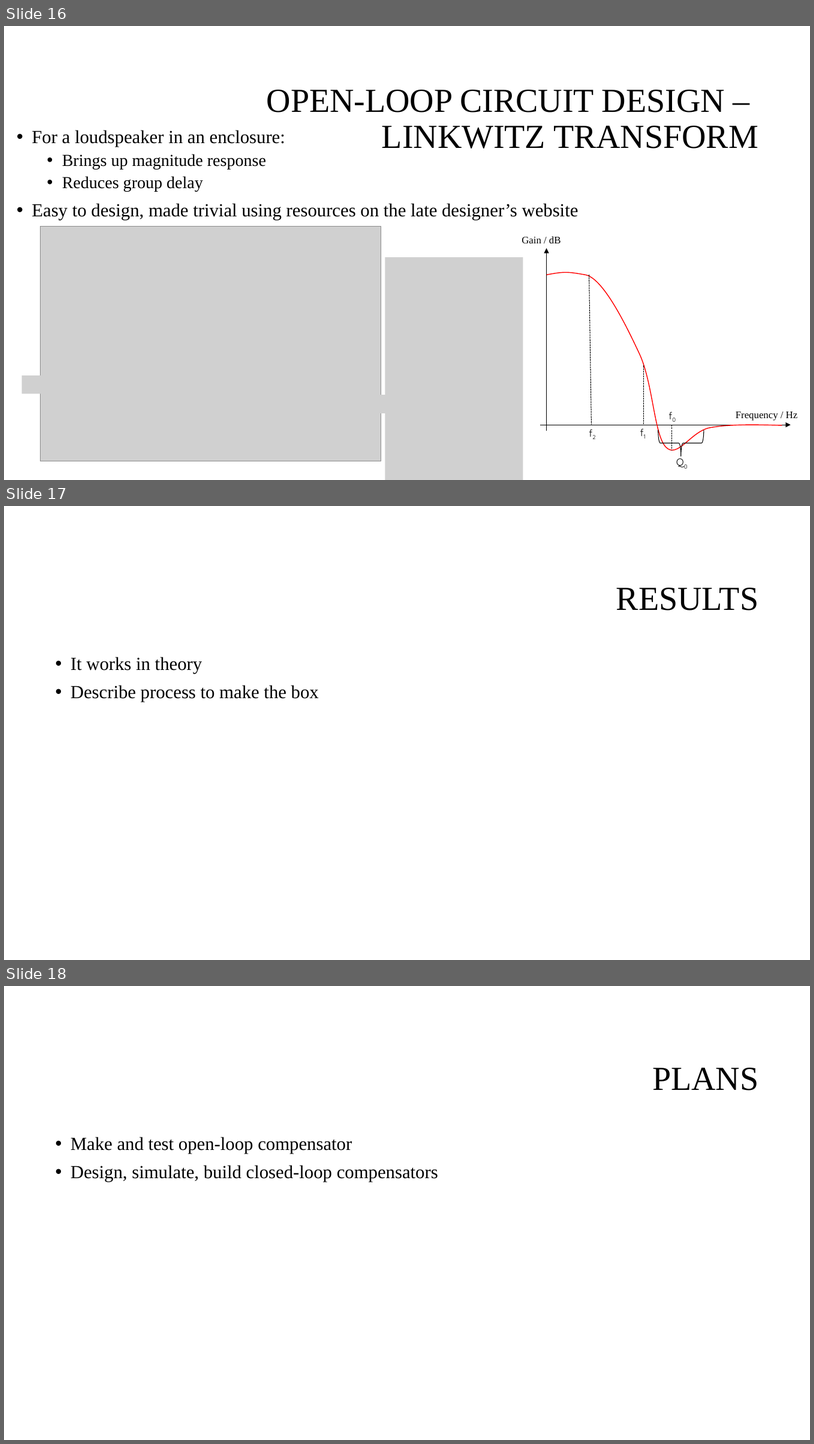
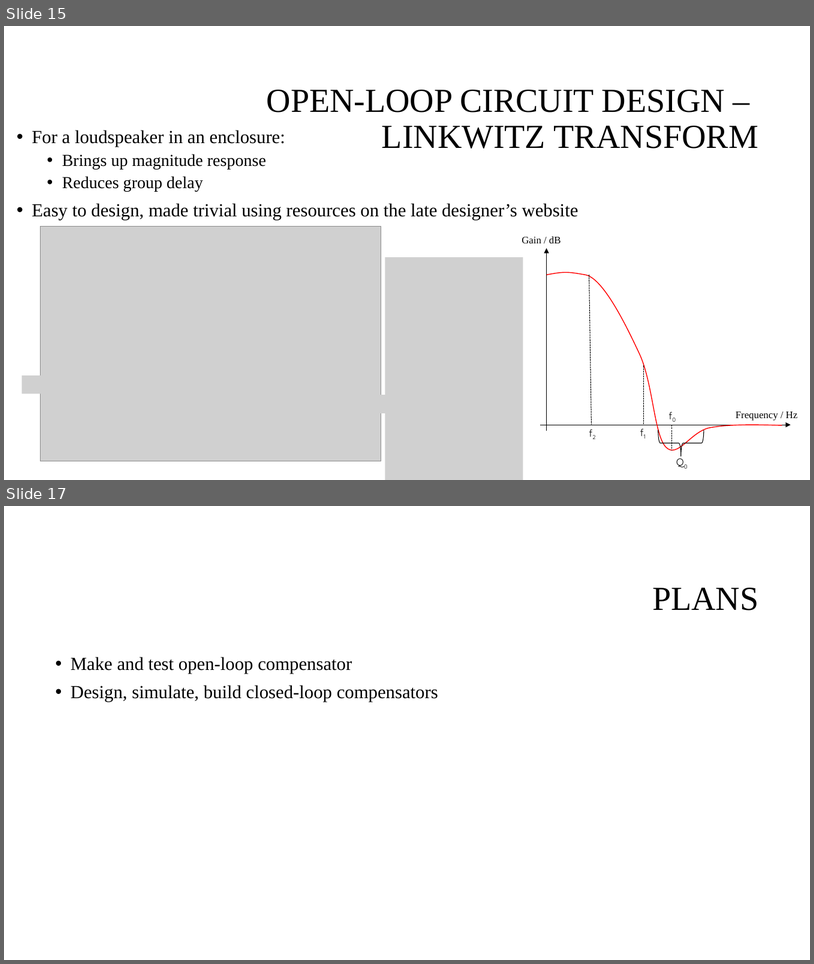
Before and after one commit to spez1998/3rd-year-project, a slide deck: Deliverables/2ndMarkerViva/viva_presentation.pptx. Shown one above the other, each under a label of ours: slides 16, 17 and 18 before the commit, slides 15 and 17 after it; the slides between them are not shown. The pictures are 814x1444 and 814x964 pixels, drawn with LibreOffice and Linux fonts; fonts in the diff are those of the drawing; grey boxes stand for pictures; background and template pictures are left out. Boxes give left, top, right and bottom in pixels: in the first picture for what was removed or moved away, otherwise in the second. Text is boxed around its words. In the diff, an @@ line names an element or a change of style, - is before the commit and + after.

```diff
--- a/Deliverables/2ndMarkerViva/viva_presentation.pptx
+++ b/Deliverables/2ndMarkerViva/viva_presentation.pptx
@@ slide 17 removed at bbox=[4, 506, 810, 960], background #FFFFFF @@
@@ title removed at bbox=[617, 588, 759, 610] @@
-RESULTS
@@ text removed at bbox=[71, 657, 319, 702] @@
-• It works in theory
-• Describe process to make the box
@@ what was slide 16 is now slide 15 @@
@@ what was slide 18 is now slide 17 @@
```
Also in this commit, not shown: 4 slides changed, 1 slide added, 1 other slide removed.
